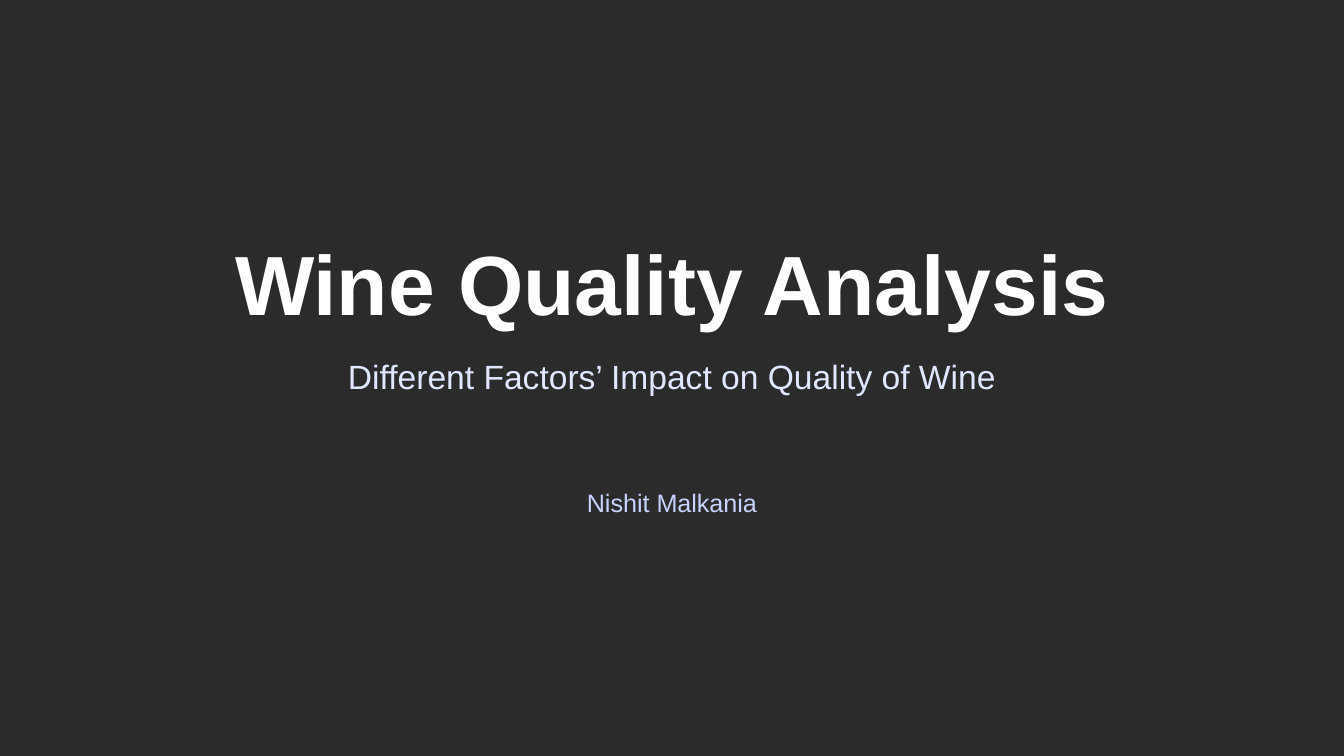
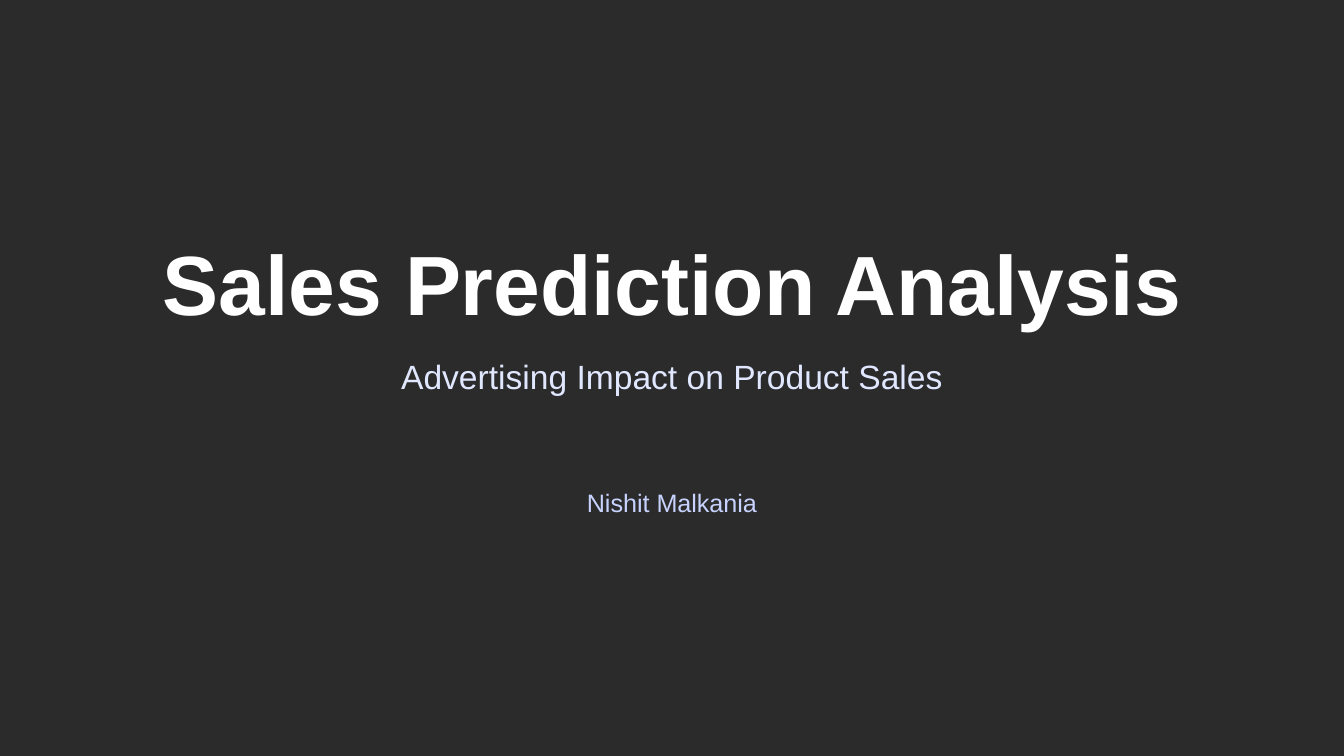
Before and after one commit to nishit-11/Sales-Prediction-Finaltics, a slide deck: slide 1 of Sales Prediction Analysis.pptx. Drawn at 1344x756 pixels with LibreOffice and Linux fonts; fonts in the diff are those of the drawing; background and template pictures are left out; a plain dark background stands for a picture behind light text. Boxes give left, top, right and bottom in pixels: in the first picture for what was removed or moved away, otherwise in the second. Text is boxed around its words. In the diff, an @@ line names an element or a change of style, - is before the commit and + after.

Commit message:
Analysis Report

```diff
--- a/Sales Prediction Analysis.pptx
+++ b/Sales Prediction Analysis.pptx
@@ text at [162, 254, 1181, 331]: text changed @@
-Wine Quality Analysis
+Sales Prediction Analysis
@@ text at [401, 364, 942, 395]: text changed @@
-Different Factors’ Impact on Quality of Wine
+Advertising Impact on Product Sales
```
Also in this commit, not shown: 4 other slides changed, 3 slides added, 3 slides removed.
